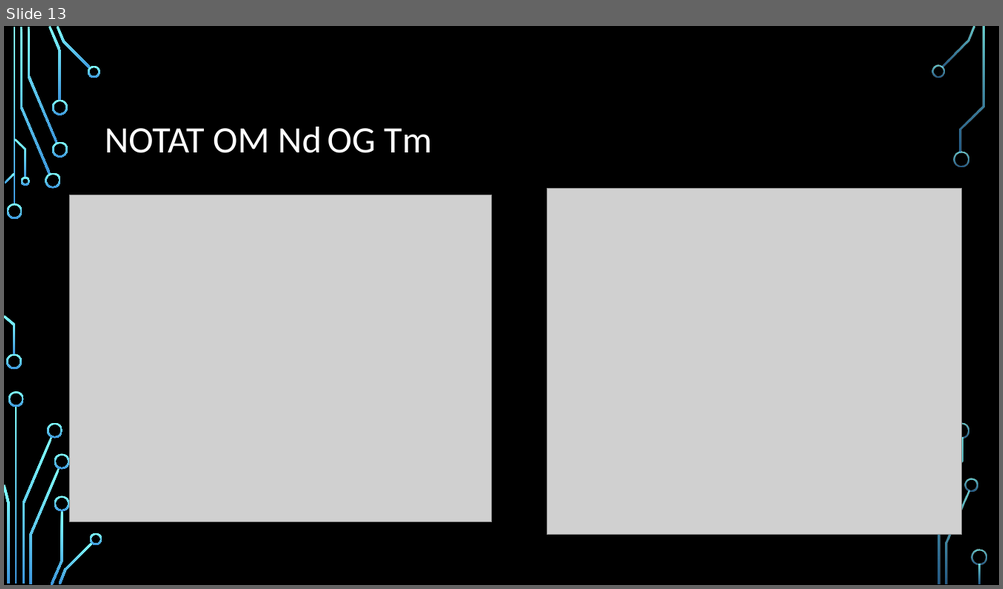
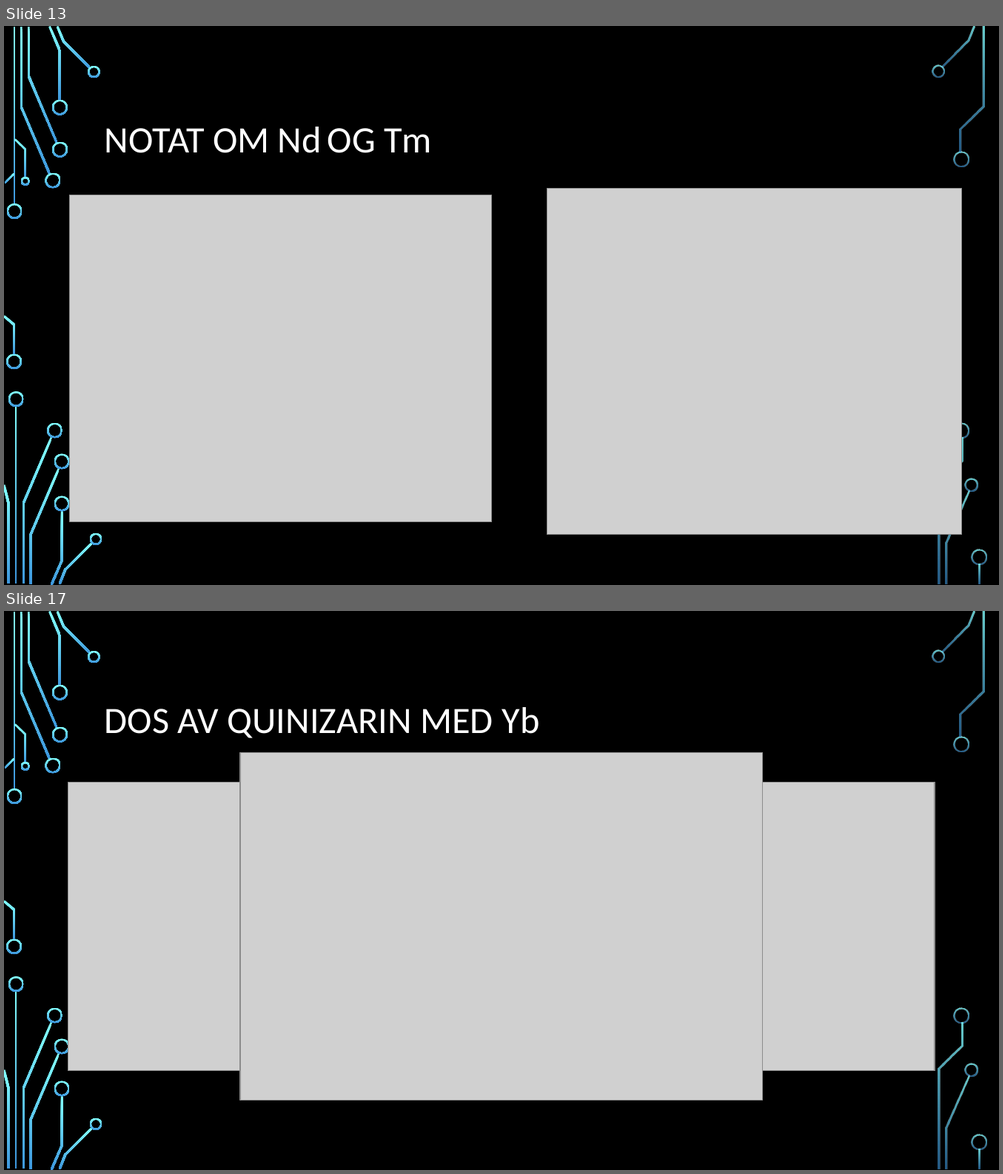
Before and after one commit to alexanjk/FYS-MENA4111-projectH20, a slide deck: Quinizarin som en organisk sensitizer I et tynnfilm.pptx. Shown one above the other, each under a label of ours: slide 13 before the commit, slides 13 and 17 after it; the slides between them are not shown. The pictures are 1003x589 and 1003x1174 pixels, drawn with LibreOffice and Linux fonts; fonts in the diff are those of the drawing; grey boxes stand for pictures; background and template pictures are left out. Boxes give left, top, right and bottom in pixels: in the first picture for what was removed or moved away, otherwise in the second. Text is boxed around its words. In the diff, an @@ line names an element or a change of style, - is before the commit and + after.

```diff
--- a/Quinizarin som en organisk sensitizer I et tynnfilm.pptx
+++ b/Quinizarin som en organisk sensitizer I et tynnfilm.pptx
@@ slide 17 added at <box>4,611,999,1170</box>, background picture (left out); not listed: 36 template elements that a slide beside it also shows @@
@@ title added at <box>105,707,540,738</box>, 36 pt, text #FFFFFF @@
+DOS AV QUINIZARIN MED Yb
@@ picture added at <box>240,753,762,1101</box> @@
@@ picture added at <box>68,782,502,1071</box> @@
@@ picture added at <box>501,782,934,1071</box> @@
@@ picture added at <box>501,783,933,1071</box> @@
```
Also in this commit, not shown: 1 slide changed, 7 other slides added, 1 slide removed.
